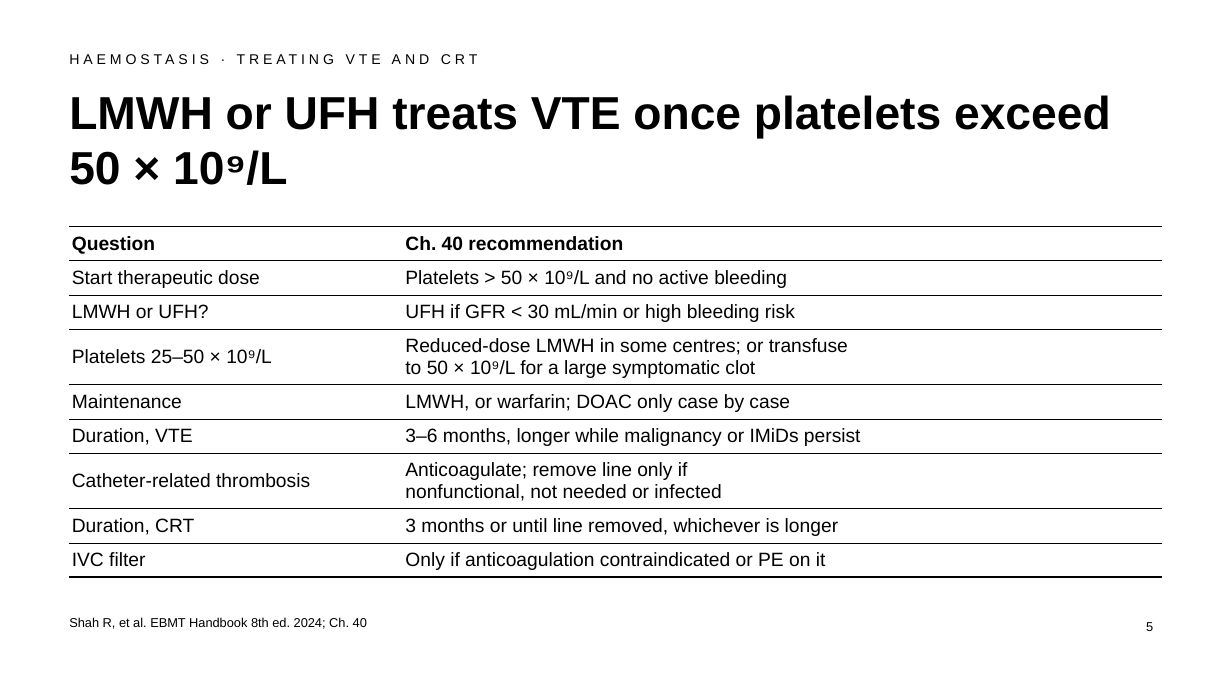
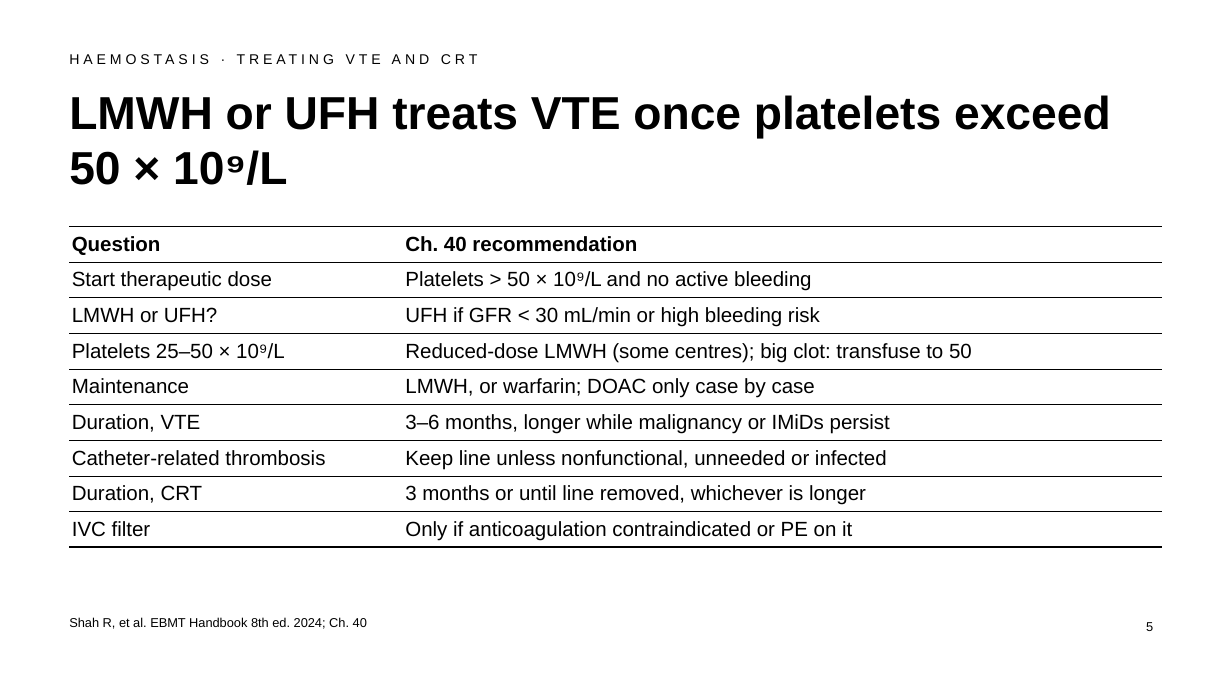
Before and after one commit to htlin222/ebmt-handbook-skill, a slide deck: slide 5 of slides/decks/s11-organ-complications.pptx. Drawn at 1232x693 pixels with LibreOffice and Linux fonts; fonts in the diff are those of the drawing. Boxes give left, top, right and bottom in pixels: in the first picture for what was removed or moved away, otherwise in the second. Text is boxed around its words. In the diff, an @@ line names an element or a change of style, - is before the commit and + after.

```diff
--- a/slides/decks/s11-organ-complications.pptx
+++ b/slides/decks/s11-organ-complications.pptx
@@ table at box(69, 226, 1163, 545) @@
-row 4, column 2: Reduced-dose LMWH in some centres; or transfuse / to 50 × 10⁹/L for a large symptomatic clot
+row 4, column 2: Reduced-dose LMWH (some centres); big clot: transfuse to 50
-row 7, column 2: Anticoagulate; remove line only if / nonfunctional, not needed or infected
+row 7, column 2: Keep line unless nonfunctional, unneeded or infected
@@ size 15 to 16 pt in "Question", "Ch. 40 recommendation", "Start therapeutic dose", "Platelets > 50 × 10⁹/L and no ..." and 12 more places @@
```
Also in this commit, not shown: 15 other slides changed, 24 other files.
